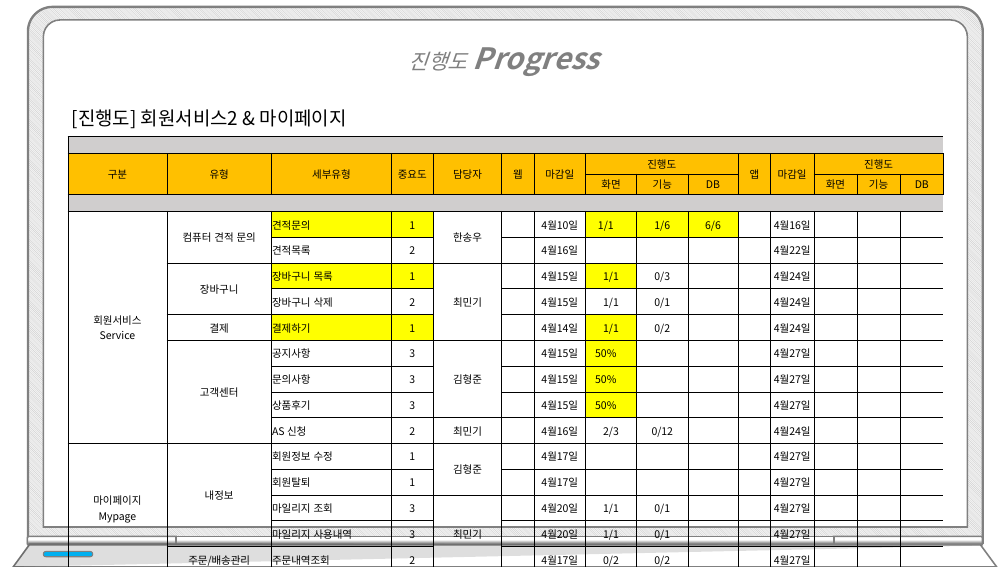
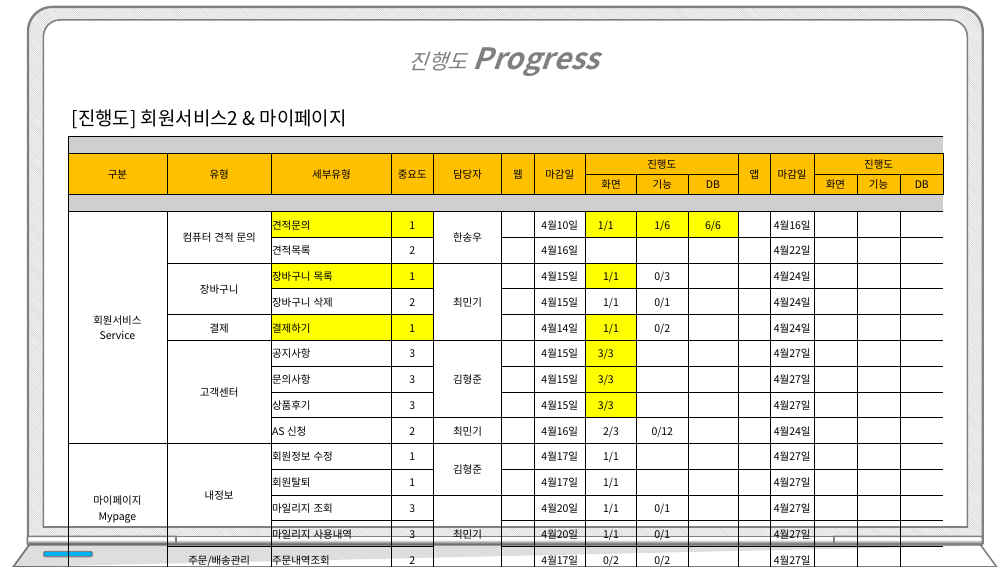
Before and after one commit to hhsw07/ezen-academy-projects, a slide deck: slide 8 of WebContent/발표/3차/프로젝트5_3차.pptx. Drawn at 1008x567 pixels with LibreOffice and Linux fonts; fonts in the diff are those of the drawing. Boxes give left, top, right and bottom in pixels: in the first picture for what was removed or moved away, otherwise in the second. Text is boxed around its words. In the diff, an @@ line names an element or a change of style, - is before the commit and + after.

```diff
--- a/WebContent/발표/3차/프로젝트5_3차.pptx
+++ b/WebContent/발표/3차/프로젝트5_3차.pptx
@@ table at [68,137,944,567] @@
-row 10, column 8: 50%
+row 10, column 8: 3/3
-row 11, column 8: 50%
+row 11, column 8: 3/3
-row 12, column 8: 50%
+row 12, column 8: 3/3
-row 14, column 8: 
+row 14, column 8: 1/1
-row 15, column 8: 
+row 15, column 8: 1/1
```
Also in this commit, not shown: 3 other slides changed.
